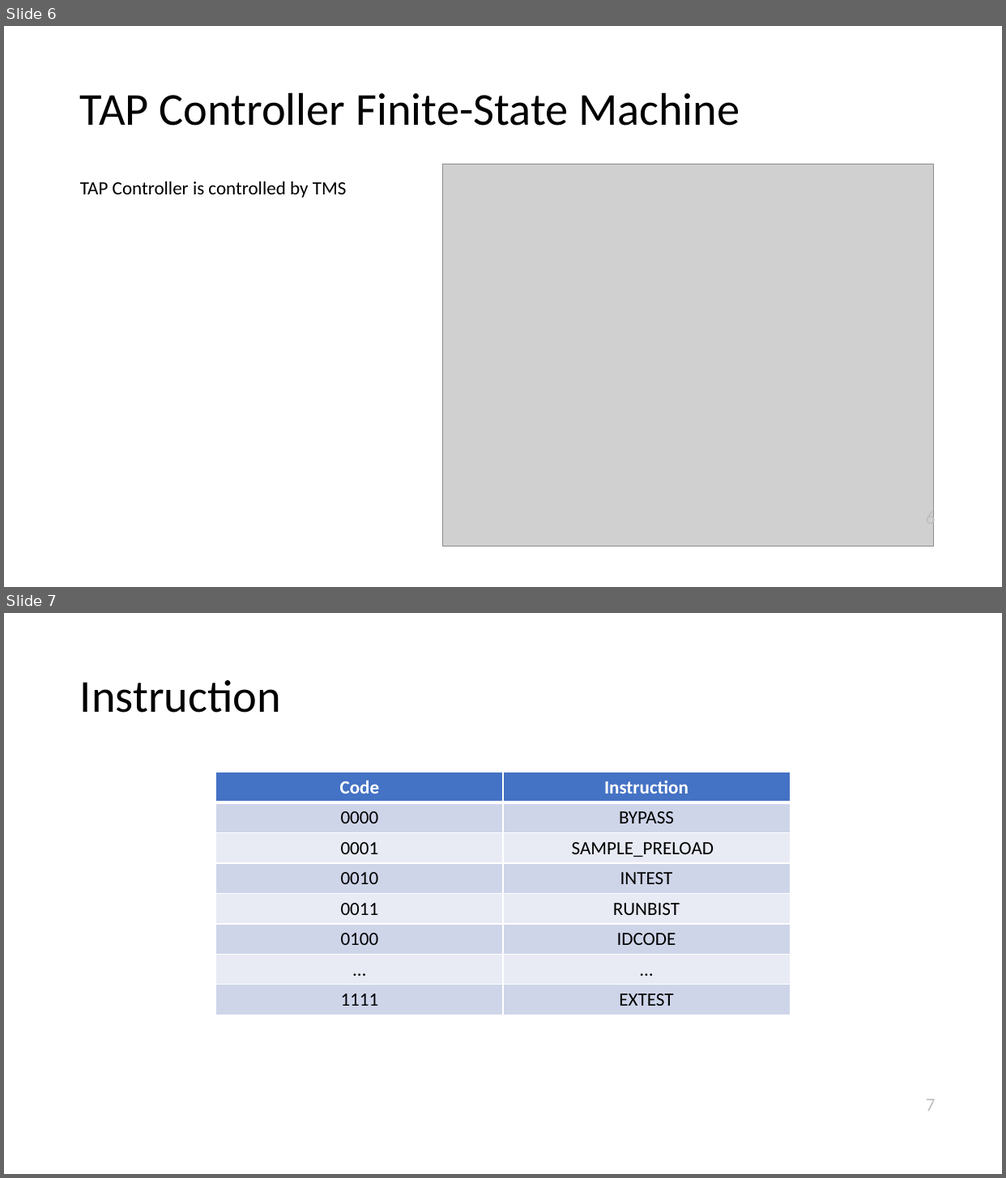
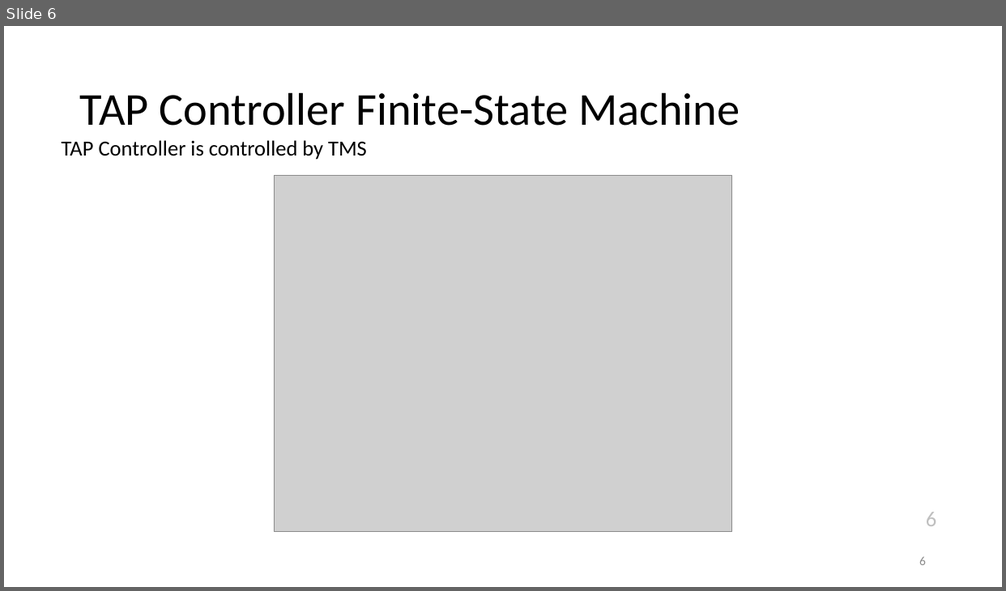
Before and after one commit to ax0080/JTAG, a slide deck: JTAG.pptx. Shown one above the other, each under a label of ours: slides 6 and 7 before the commit, slide 6 after it. The pictures are 1006x1178 and 1006x591 pixels, drawn with LibreOffice and Linux fonts; fonts in the diff are those of the drawing; grey boxes stand for pictures. Boxes give left, top, right and bottom in pixels: in the first picture for what was removed or moved away, otherwise in the second. Text is boxed around its words. In the diff, an @@ line names an element or a change of style, - is before the commit and + after.

```diff
--- a/JTAG.pptx
+++ b/JTAG.pptx
@@ slide 7 removed at <box>4,613,1002,1174</box>, background #FFFFFF @@
@@ title removed at <box>80,680,281,713</box> @@
-Instruction
@@ table removed at <box>216,773,790,1015</box>, 8 rows, 2 columns @@
-Code | Instruction
-0000 | BYPASS
-0001 | SAMPLE_PRELOAD
-0010 | INTEST
-0011 | RUNBIST
-0100 | IDCODE
-… | …
-1111 | EXTEST
@@ text removed at <box>926,1099,936,1111</box> @@
-7
@@ slide 6 changed as well @@
@@ text "TAP Controller is controlled by ..." at <box>62,140,367,160</box>: size 18 to 20.7 pt @@
@@ text "TAP Controller is controlled by ...": place and size @@
-text "TAP Controller is controlled by ..." at <box>80,182,347,198</box>
+text "TAP Controller is controlled by ..." at <box>62,140,367,160</box>
@@ picture: place and size @@
-picture at <box>443,165,933,546</box>
+picture at <box>275,176,731,532</box>
@@ text "6" at <box>926,512,936,527</box>: size 18 to 20.7 pt @@
@@ page number added at <box>919,557,926,565</box>, 12 pt, text #8C8C8C @@
+6
```
Also in this commit, not shown: 5 other slides changed, 36 slides added, 6 other slides removed.
